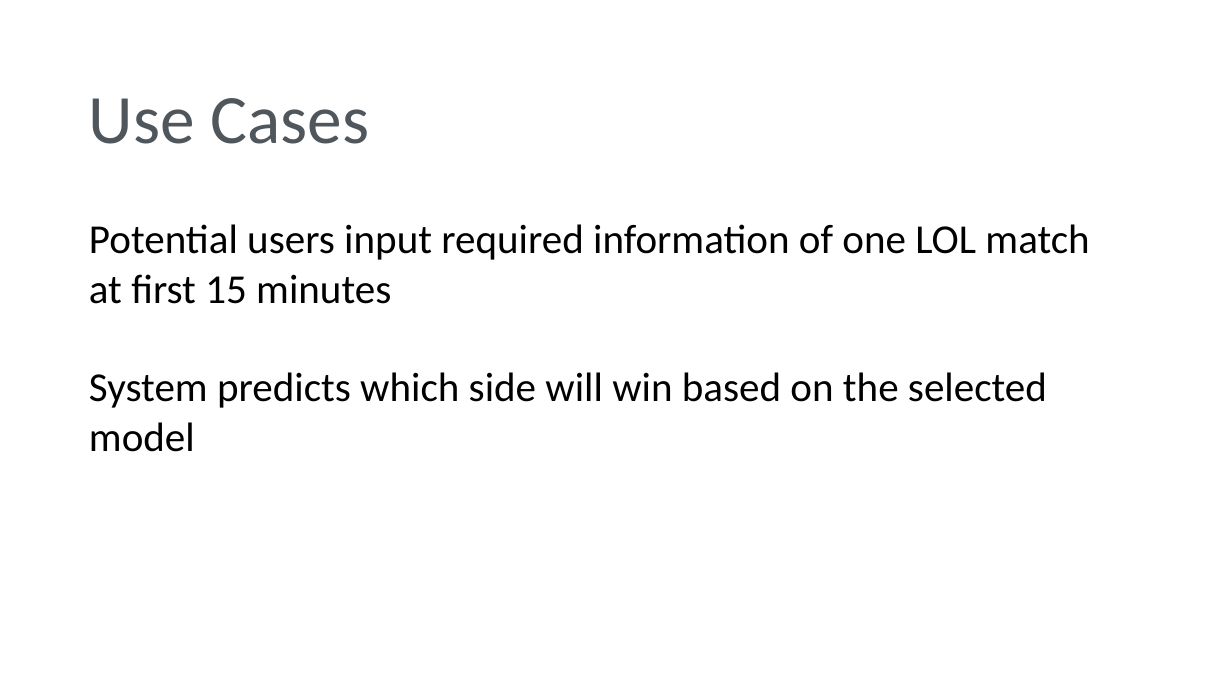
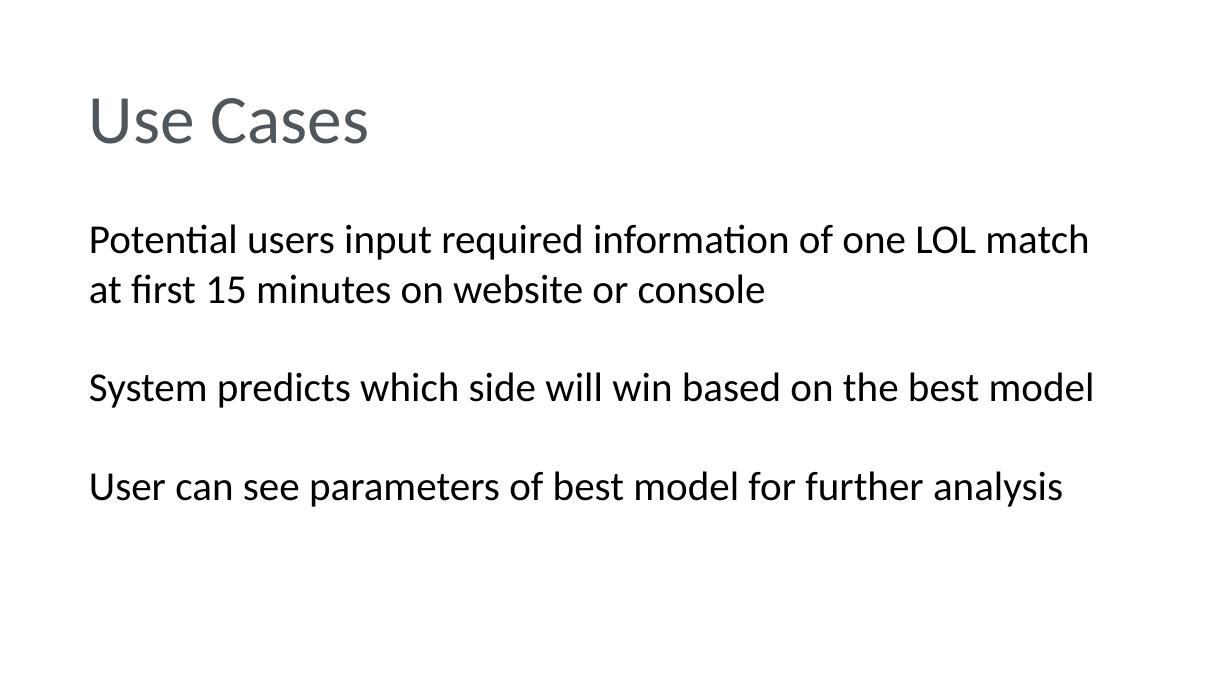
Before and after one commit to yougugugu/CSYE7200_Final_Project_Team7, a slide deck: slide 14 of Predicting Winner of LOL Match(final).pptx (slide 11 before the commit). Drawn at 1232x693 pixels with LibreOffice and Linux fonts; fonts in the diff are those of the drawing. Boxes give left, top, right and bottom in pixels: in the first picture for what was removed or moved away, otherwise in the second. Text is boxed around its words. In the diff, an @@ line names an element or a change of style, - is before the commit and + after.

Commit message:
update PPt

```diff
--- a/Predicting Winner of LOL Match(final).pptx
+++ b/Predicting Winner of LOL Match(final).pptx
@@ text at box(89, 224, 1095, 507): text changed @@
-Potential users input required information of one LOL match at first 15 minutes
-System predicts which side will win based on the selected model
+Potential users input required information of one LOL match at first 15 minutes on website or console
+System predicts which side will win based on the best model
+User can see parameters of best model for further analysis
```
Also in this commit, not shown: 4 other slides changed, 7 slides added, 1 slide removed, 3 other files.
